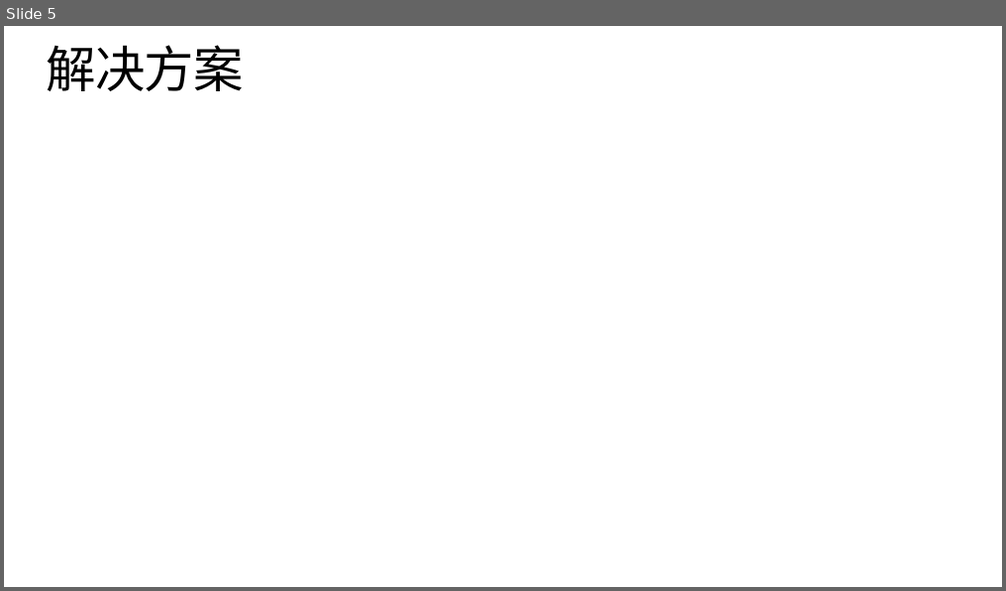
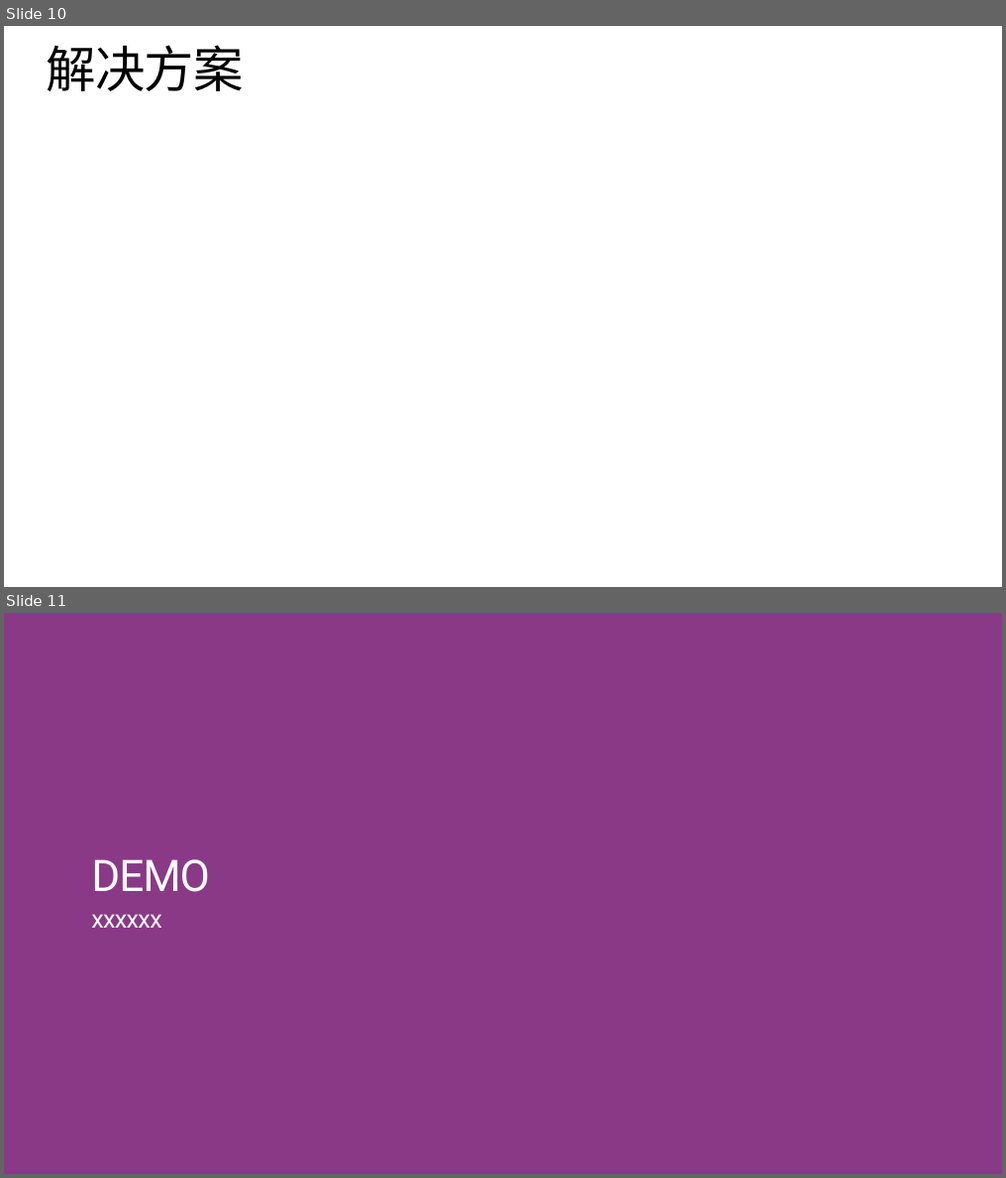
Before and after one commit to yw346090249/tsinghuahackthon_20161119, a slide deck: Presentation Template.pptx. Shown one above the other, each under a label of ours: slide 5 before the commit, slides 10 and 11 after it. The pictures are 1006x591 and 1006x1178 pixels, drawn with LibreOffice and Linux fonts; fonts in the diff are those of the drawing. Boxes give left, top, right and bottom in pixels: in the first picture for what was removed or moved away, otherwise in the second. Text is boxed around its words. In the diff, an @@ line names an element or a change of style, - is before the commit and + after.

```diff
--- a/Presentation Template.pptx
+++ b/Presentation Template.pptx
@@ slide 11 added at [4,613,1002,1174], background #FFFFFF @@
@@ rectangle added at [4,613,1002,1174], fill #8A3986 @@
@@ text added at [91,860,210,892], 42 pt, text #FFFFFF @@
+DEMO
@@ text added at [91,914,161,928], 24 pt, text #FFFFFF @@
+xxxxxx
@@ what was slide 5 is now slide 10 @@
```
Also in this commit, not shown: 5 other slides added.
